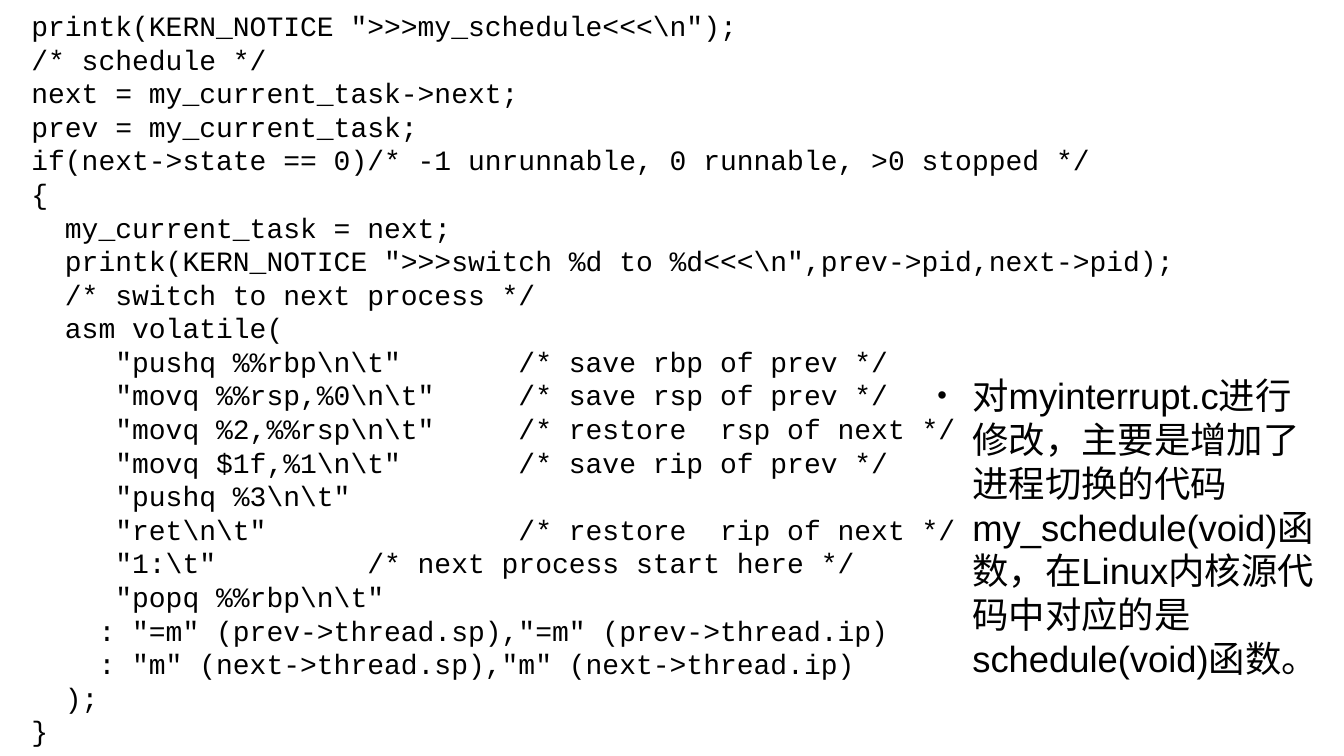
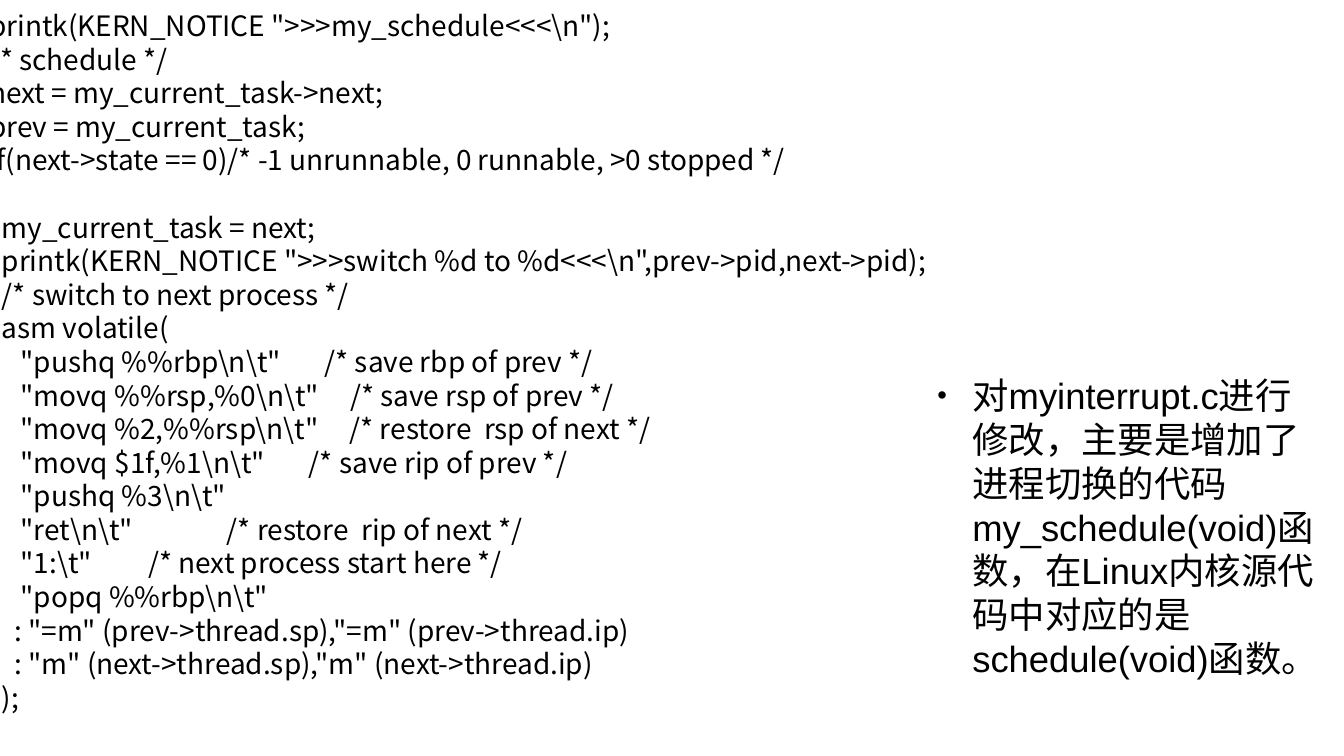
Before and after one commit to mengning/linuxkernel, a slide deck: slide 111 of ppt/2-计算机系统的基本工作原理.pptx (slide 112 before the commit). Drawn at 1344x756 pixels with LibreOffice and Linux fonts; fonts in the diff are those of the drawing. Boxes give left, top, right and bottom in pixels: in the first picture for what was removed or moved away, otherwise in the second. Text is boxed around its words. In the diff, an @@ line names an element or a change of style, - is before the commit and + after.

```diff
--- a/ppt/2-计算机系统的基本工作原理.pptx
+++ b/ppt/2-计算机系统的基本工作原理.pptx
@@ text "printk(KERN_NOTICE ">>>my_schedule<<<\n");": place and size @@
-text "printk(KERN_NOTICE ">>>my_schedule<<<\n");" at box(31, 16, 1174, 680)
+text "printk(KERN_NOTICE ">>>my_schedule<<<\n");" at box(0, 13, 926, 681)
@@ text "printk(KERN_NOTICE ">>>my_schedule<<<\n");" at box(0, 13, 926, 681): font Courier New to Noto Sans CJK SC @@
```
Also in this commit, not shown: 9 other slides changed, 1 slide added, 2 slides removed.
